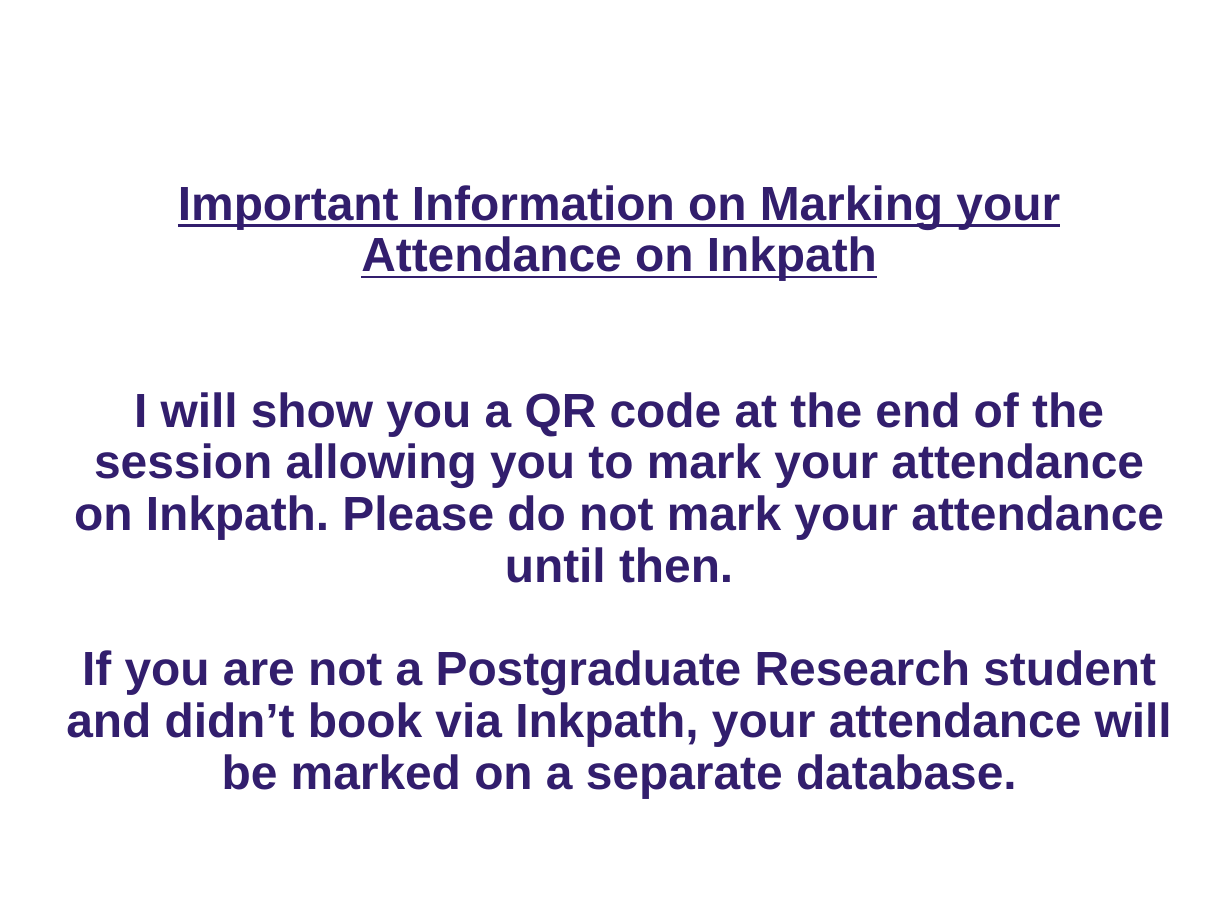
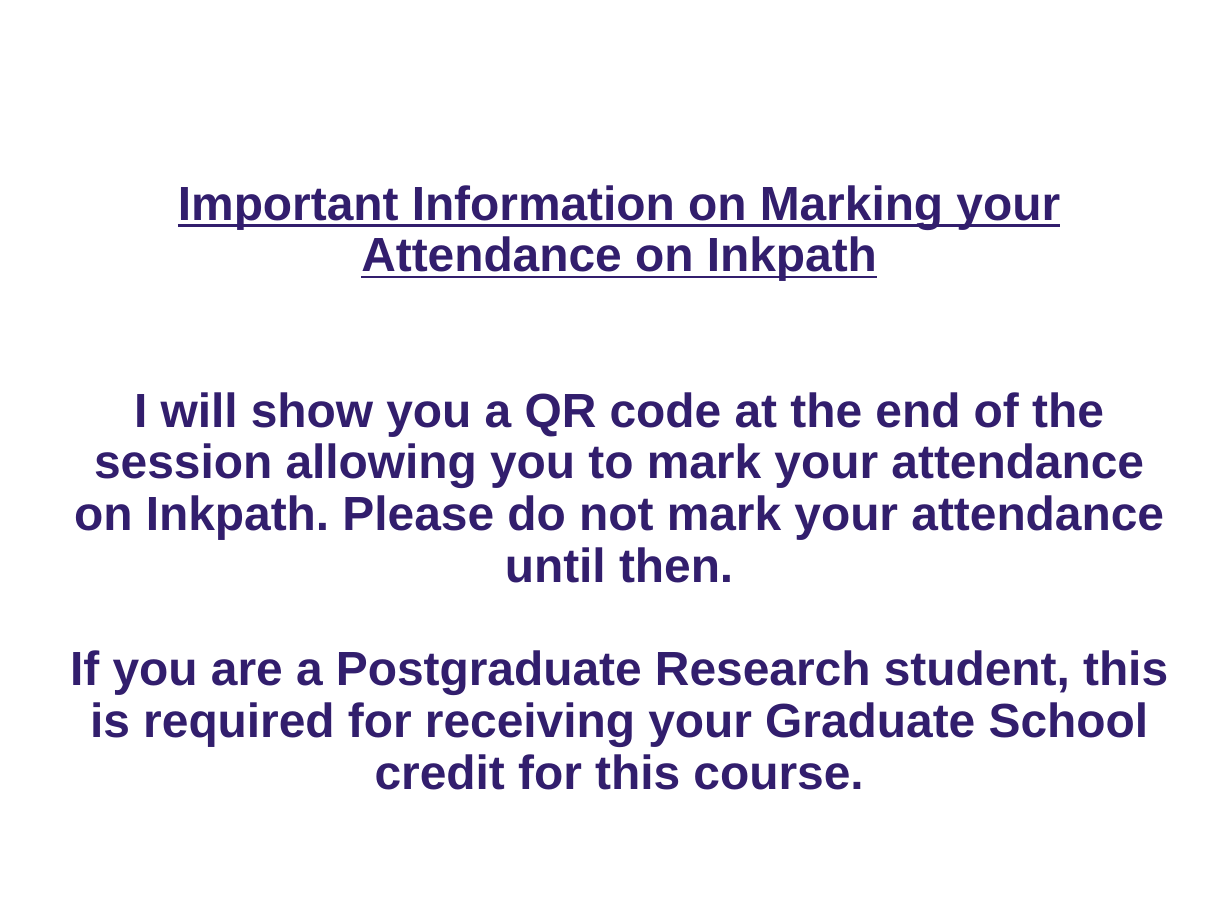
Before and after one commit to ImperialCollegeLondon/RCDS-managing-and-running-python-effectively, a slide deck: slide 2 of Managing and Running Python Effectively.pptx. Drawn at 1232x924 pixels with LibreOffice and Linux fonts; fonts in the diff are those of the drawing; background and template pictures are left out. Boxes give left, top, right and bottom in pixels: in the first picture for what was removed or moved away, otherwise in the second. Text is boxed around its words. In the diff, an @@ line names an element or a change of style, - is before the commit and + after.

Commit message:
Updated Inkpath Instructions

```diff
--- a/Managing and Running Python Effectively.pptx
+++ b/Managing and Running Python Effectively.pptx
@@ title at [70, 185, 1168, 790]: text changed @@
-Important Information on Marking your Attendance on Inkpath
-I will show you a QR code at the end of the session allowing you to mark your attendance on Inkpath. Please do not mark your attendance until then.
-If you are not a Postgraduate Research student and didn’t book via Inkpath, your attendance will be marked on a separate database.
+Important Information on Marking your Attendance on Inkpath
+I will show you a QR code at the end of the session allowing you to mark your attendance on Inkpath. Please do not mark your attendance until then.
+If you are a Postgraduate Research student, this is required for receiving your Graduate School credit for this course.
```
